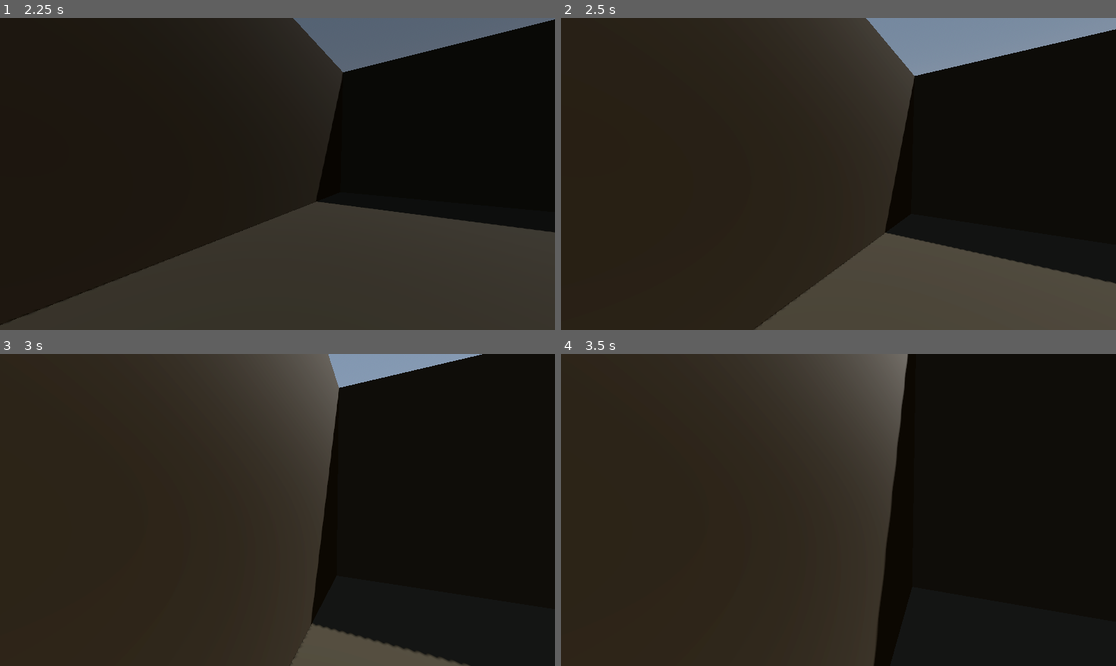
Above: before the commit, frames 1-4 (two rows, left to right).
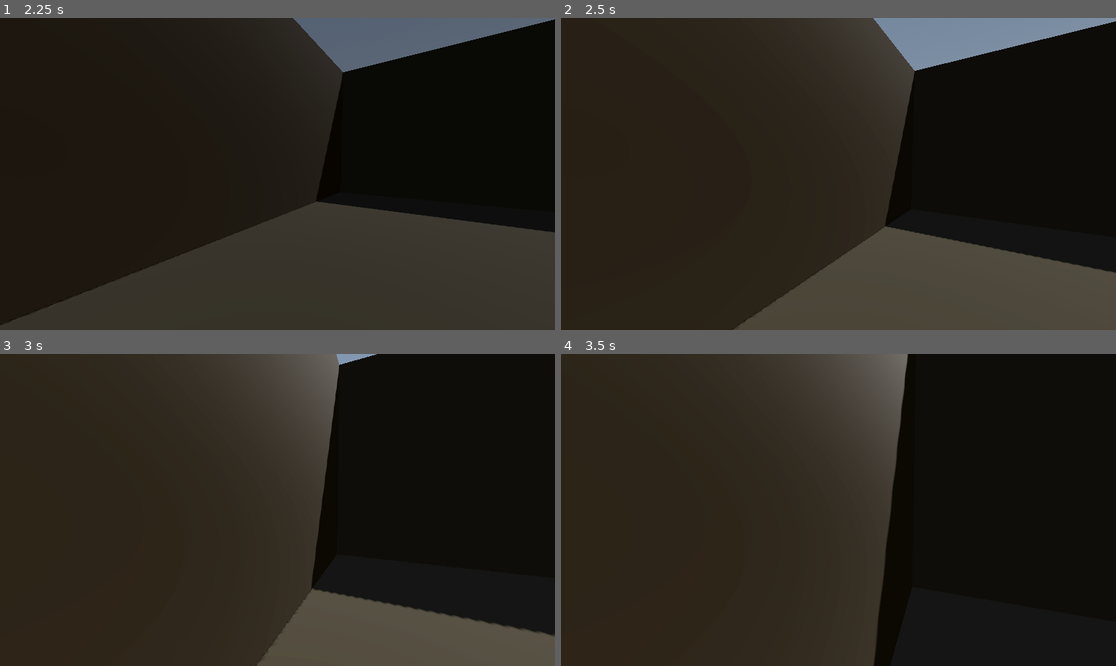
Above: after the commit, the same moments.

Repository: alperenozdnc/alnestan
Game: Godot game, scene res://scenes/main.tscn
Same seed, same stepped clock (60 frames per second), same inputs: the game is played once before the commit and once after it.
Inputs (mouse positions are in pixels of both pictures, inside the frame that each line leads up to):
- Up to frame 1 (2.25 s): click "devam et" at 0.5 s; tap Enter (ui_accept) at 1.25, 1.52 s; move the mouse to (399, 158) at 1.27 s; hold D (move_right) 1.28-2.03 s; click (399, 158) at 1.42 s; move the mouse to (249, 174) at 2.02 s; hold W (move_forward) from 2.03 s (still down)
- Up to frame 2 (2.5 s): keep holding W (move_forward); tap Enter (ui_accept) at 2.27 s
- Up to frame 3 (3 s): keep holding W (move_forward); move the mouse to (288, 503) at 2.77 s
- Up to frame 4 (3.5 s): keep holding W (move_forward)

Frame 1 is identical in both runs. In frame 2, 3.0% of the frame differs, in the area x 31-100%, y 0-100%; in frame 3, 8.4%, in the area x 46-100%, y 0-100%; in frame 4, less than 0.1%.

Commit message:
chore(game): make jump speed more sensible

Diff:
--- a/source/scripts/player.gd
+++ b/source/scripts/player.gd
@@ -7,7 +7,7 @@
 
 var look_speed : float = 0.002
 var base_speed : float = 5.85
-var jump_velocity : float = 4.5
+var jump_velocity : float = 3.5
 var sprint_speed : float = 10.0
 
 var keys = {
